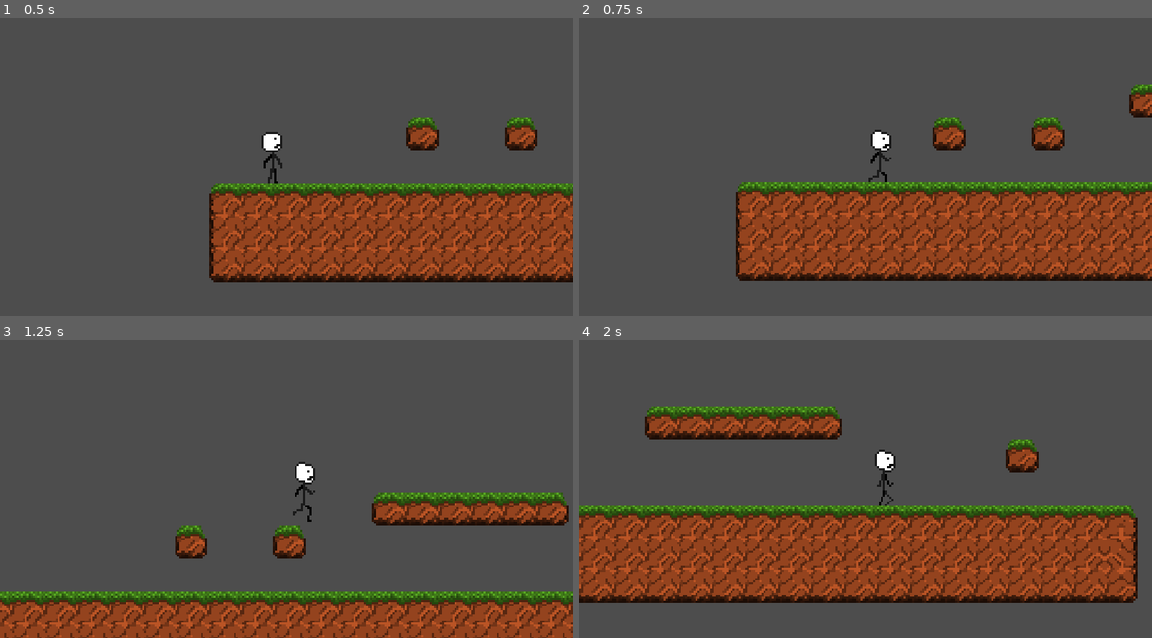
Above: before the commit, frames 1-4 (two rows, left to right).
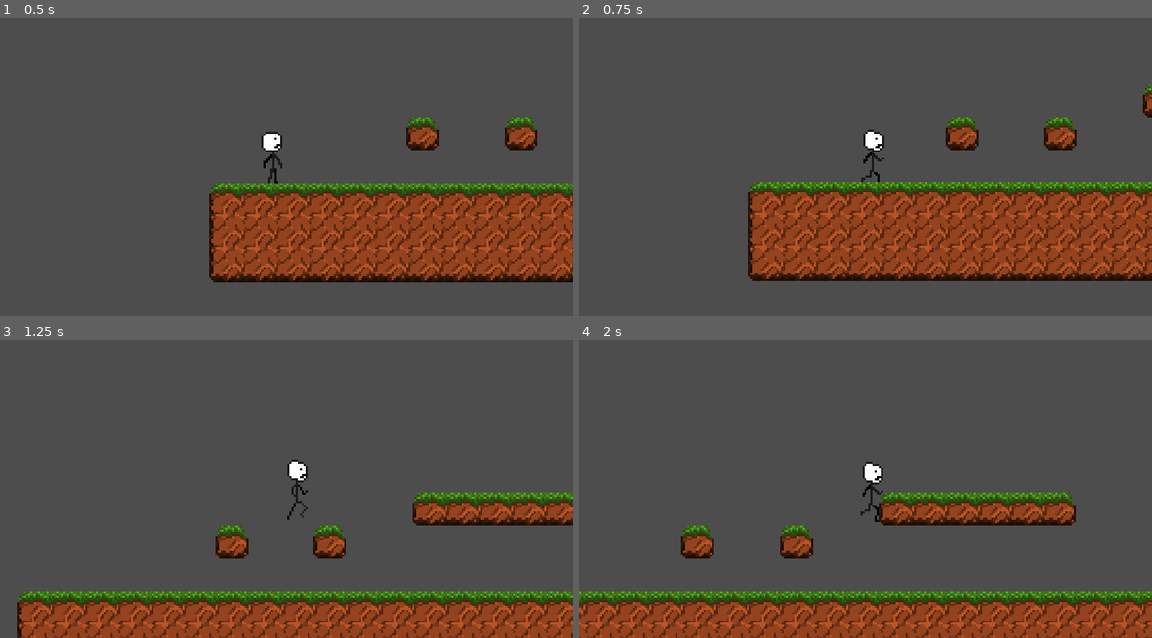
Above: after the commit, the same moments.

Repository: Routund99/2010-s-2d
Game: Godot game, scene res://scenes/node_2d.tscn
Two runs of this game, one before a commit and one after it. Both use one fixed random seed, a clock stepped at 60 frames per second and the inputs below.
Inputs:
- Up to frame 1 (0.5 s): no input
- Up to frame 2 (0.75 s): hold D (Right) from 0.53 s (still down)
- Up to frame 3 (1.25 s): keep holding D (Right); tap W (Up) at 0.77 s
- Up to frame 4 (2 s): keep holding D (Right); tap W (Up) at 1.52 s

Frame 1 is identical in both runs. In frame 2, 16% of the frame differs, in the area x 27-100%, y 22-89%; in frame 3, 15%; in frame 4, 50%, in the area x 0-100%, y 22-100%.

Commit message:
Update character_body_2d.gd

Diff:
--- a/scripts/character_body_2d.gd
+++ b/scripts/character_body_2d.gd
@@ -1,7 +1,7 @@
 extends CharacterBody2D
 
 @onready var animated_sprite_2d: AnimatedSprite2D = $stickguy
-const SPEED = 200.0
+const SPEED = 150.0
 const JUMP_VELOCITY = -300.0
 
 func _physics_process(delta: float) -> void:
